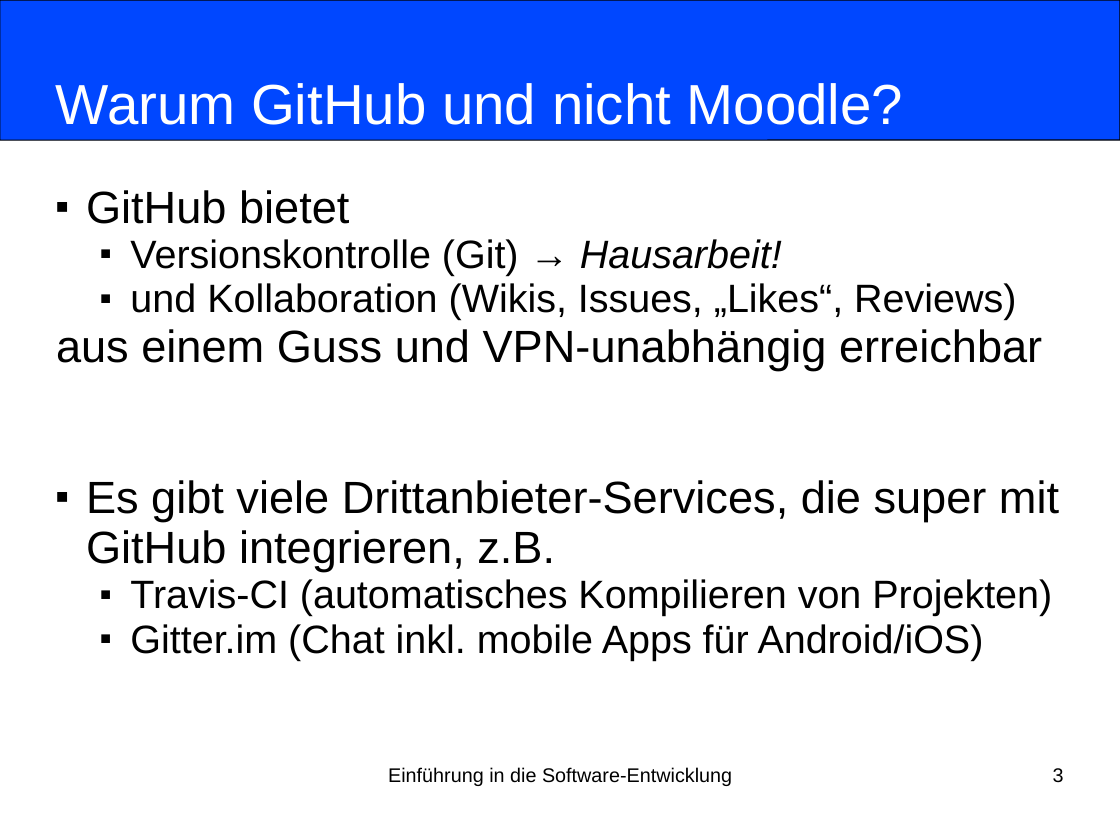
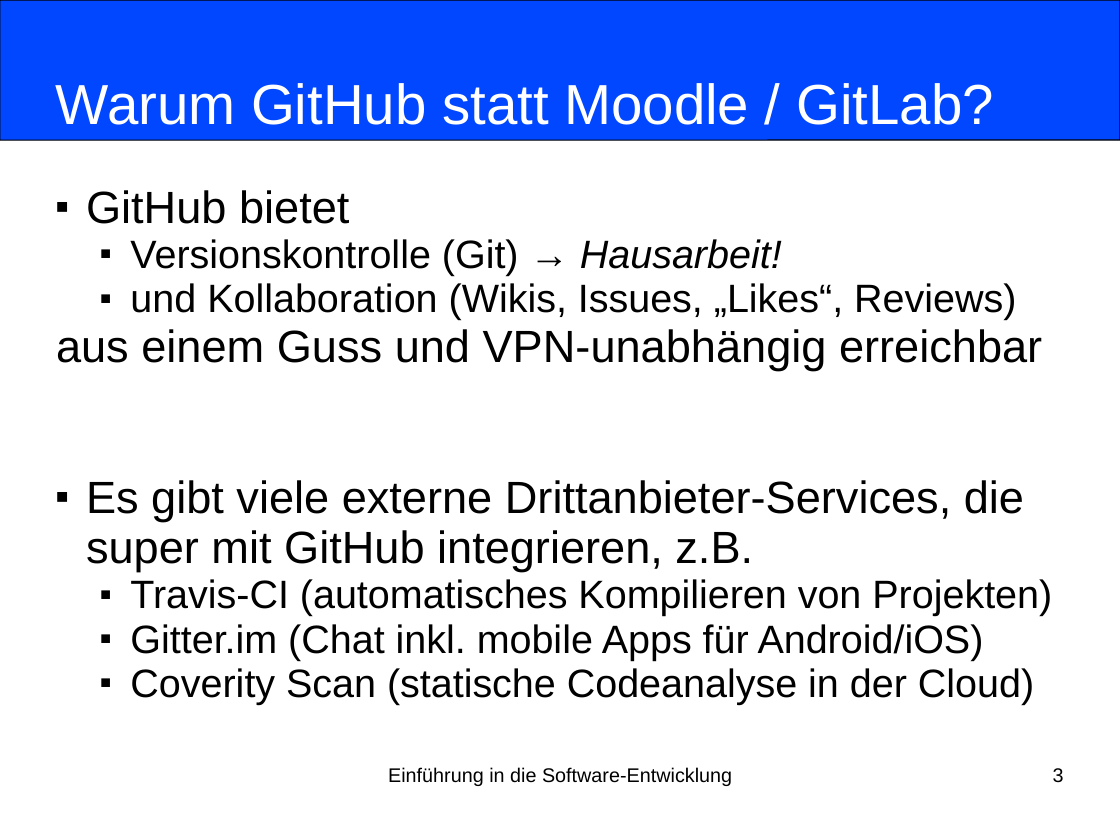
Before and after one commit to nordakademie-einfuehrung-java/vorlesungsskript, a slide deck: slide 3 of folien/Semester_03_Termin_02_Kapitel02.ppt. Drawn at 1120x840 pixels with LibreOffice and Linux fonts; fonts in the diff are those of the drawing. Boxes give left, top, right and bottom in pixels: in the first picture for what was removed or moved away, otherwise in the second. Text is boxed around its words. In the diff, an @@ line names an element or a change of style, - is before the commit and + after.

Commit message:
added GitLab to comparison

```diff
--- a/folien/Semester_03_Termin_02_Kapitel02.ppt
+++ b/folien/Semester_03_Termin_02_Kapitel02.ppt
@@ title at bbox=[56, 83, 994, 125]: text changed @@
-Warum GitHub und nicht Moodle?
+Warum GitHub statt Moodle / GitLab?
@@ subtitle at bbox=[86, 480, 1024, 572]: text changed @@
-■ Es gibt viele Drittanbieter-Services, die super mit GitHub integrieren, z.B.
+■ Es gibt viele externe Drittanbieter-Services, die super mit GitHub integrieren, z.B.
@@ subtitle at bbox=[130, 668, 1034, 704]: paragraph added @@
+  ■ Coverity Scan (statische Codeanalyse in der Cloud)
```
